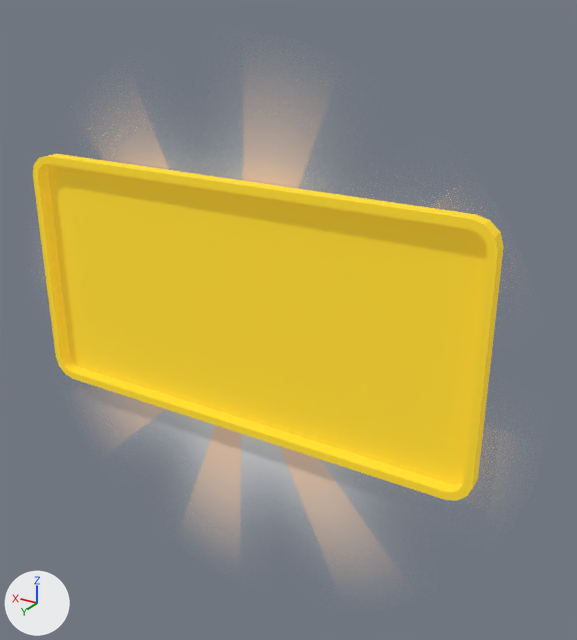
An edit to the glTF model models/lobby/highlight_rays.glb, drawn before and after from the same camera.
The view is the same before and after, from a camera (50 mm lens) standing at (-1.362, 1.976, 1.137) and looking at (-0.121, -0.093, 0.102). Every picture has the same lights, and +X, +Y and +Z are marked at lower left.

The first picture shows 'Cylinder', 'title_plane.001'.
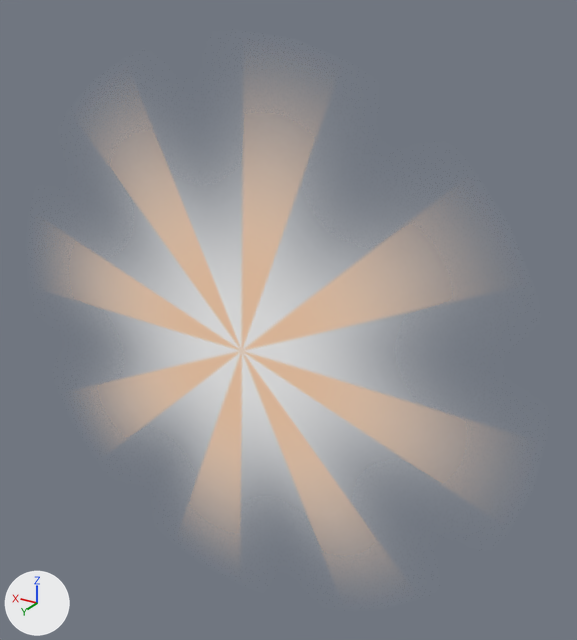
Scene script edits in JSON lines:
```json
{"op": "remove", "block": "ob_title_plane_001", "code": ["ob_title_plane_001 = bpy.data.objects.new('title_plane.001', me_plane_011)", "ob_title_plane_001.location = (0.0, 0.025, 0.0)"]}
```

Pixel boxes [x1, y1, x2, y2] of what changed, in the pictures (577 x 640 px):
```json
{"object": "title_plane.001", "change": "deleted", "before": [33, 154, 504, 501], "on screen": "yellow"}
{"object": "Cylinder", "change": "unchanged, uncovered by the edit", "before": [116, 144, 359, 531], "after": [88, 144, 437, 531]}
```
